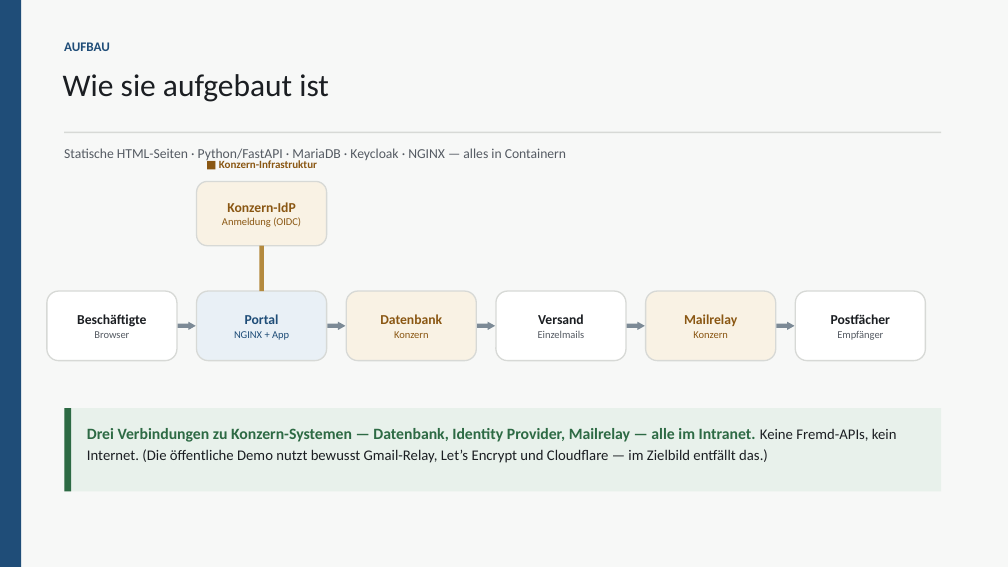
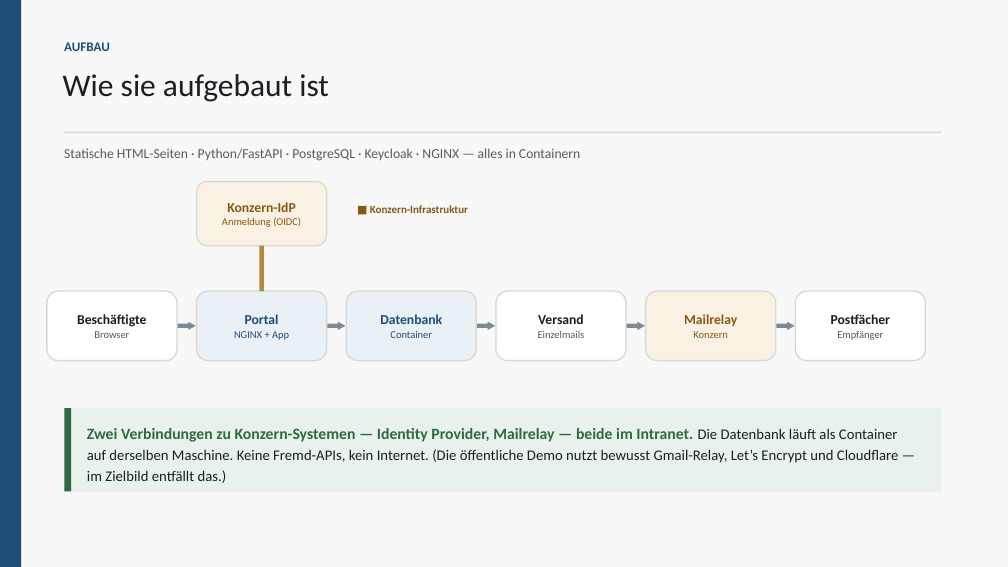
Before and after one commit to NeoAsylum/kundeninfo_newsletter, a slide deck: slide 4 of docs/governance/Stoerungsinfos-BlueZone.pptx. Drawn at 1008x567 pixels with LibreOffice and Linux fonts; fonts in the diff are those of the drawing. Boxes give left, top, right and bottom in pixels: in the first picture for what was removed or moved away, otherwise in the second. Text is boxed around its words. In the diff, an @@ line names an element or a change of style, - is before the commit and + after.

Commit message:
docs: README-Überblick, RUNBOOK, CHANGELOG und Fragenregister nachgezogen
- README: Abschnitt „Prozesse: wie man sie anstößt und wo das Ergebnis
  liegt“ (Prüfen und Testen, Lieferkette und Compliance, Entwickeln und
  Betreiben) und „Wo steht was“.
- RUNBOOK: Major-Upgrade von PostgreSQL mit Umzugsskript und Rückweg,
  Backup über die Sicherung der VM, Tageslimit für den Testversand,
  Lockfile, Stücklisten und Schwachstellenbericht (5b).
- ARCHITECTURE: Verbindungen des Entwicklerrechners für `make governance`.
- open-questions: zwei Fremdschnittstellen (AD, Mailserver), Sicherung über
  Tivoli Storage Manager, Stand des Schwachstellenscans (B10), Vorgaben für
  Stückliste und Bericht (B12).
- CHANGELOG (Unreleased) und Gesprächsfolien auf dem Stand der Änderungen.

```diff
--- a/docs/governance/Stoerungsinfos-BlueZone.pptx
+++ b/docs/governance/Stoerungsinfos-BlueZone.pptx
@@ text at (64,148,580,161): text changed @@
-Statische HTML-Seiten · Python/FastAPI · MariaDB · Keycloak · NGINX — alles in Containern
+Statische HTML-Seiten · Python/FastAPI · PostgreSQL · Keycloak · NGINX — alles in Containern
@@ text "■ Konzern-Infrastruktur": place and size @@
-text "■ Konzern-Infrastruktur" at (219,160,317,168)
+text "■ Konzern-Infrastruktur" at (370,205,468,213)
@@ rounded rectangle "Datenbank" at (346,291,476,361): fill #F9F2E4 to #E9F0F6 @@
@@ text in rounded rectangle at (380,314,442,324): text colour #8A5713 to #1F4D78 in "Datenbank" @@
@@ text in rounded rectangle at (390,331,432,338): text changed; text colour #8A5713 to #1F4D78 @@
-Konzern
+Container
@@ text at (87,428,899,483): text changed @@
-Drei Verbindungen zu Konzern-Systemen — Datenbank, Identity Provider, Mailrelay — alle im Intranet. Keine Fremd-APIs, kein Internet. (Die öffentliche Demo nutzt bewusst Gmail-Relay, Let’s Encrypt und Cloudflare — im Zielbild entfällt das.)
+Zwei Verbindungen zu Konzern-Systemen — Identity Provider, Mailrelay — beide im Intranet. Die Datenbank läuft als Container auf derselben Maschine. Keine Fremd-APIs, kein Internet. (Die öffentliche Demo nutzt bewusst Gmail-Relay, Let’s Encrypt und Cloudflare — im Zielbild entfällt das.)
```
Also in this commit, not shown: 7 other slides changed, 6 other files.
